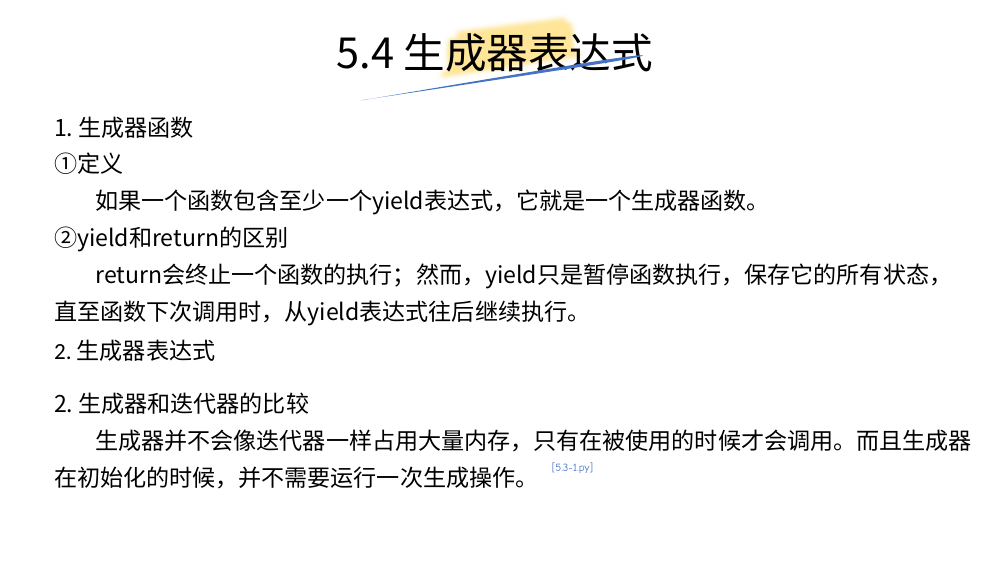
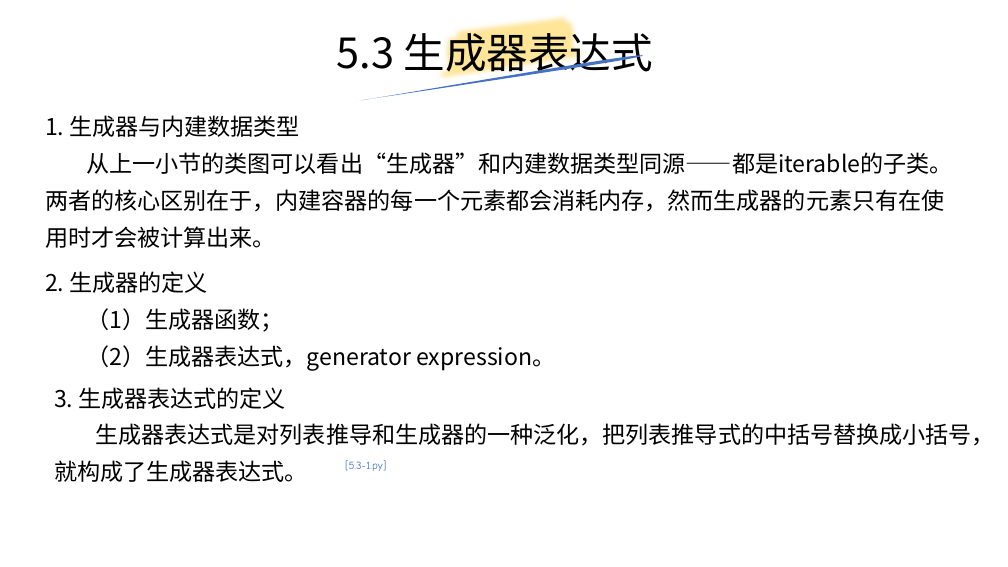
Before and after one commit to yiwenliu/CorePython, a slide deck: slide 32 of PPT/CorePython.pptx (slide 33 before the commit). Drawn at 1008x567 pixels with LibreOffice and Linux fonts; fonts in the diff are those of the drawing. Boxes give left, top, right and bottom in pixels: in the first picture for what was removed or moved away, otherwise in the second. Text is boxed around its words. In the diff, an @@ line names an element or a change of style, - is before the commit and + after.

```diff
--- a/PPT/CorePython.pptx
+++ b/PPT/CorePython.pptx
@@ title at [336,26,652,78]: text changed @@
-5.4 生成器表达式
+5.3 生成器表达式
@@ text added at [45,115,952,248], 22 pt, text #000000 @@
+1. 生成器与内建数据类型
+从上一小节的类图可以看出“生成器”和内建数据类型同源——都是iterable的子类。两者的核心区别在于，内建容器的每一个元素都会消耗内存，然而生成器的元素只有在使用时才会被计算出来。
@@ text removed at [54,116,952,325] @@
-1. 生成器函数
-①定义
-如果一个函数包含至少一个yield表达式，它就是一个生成器函数。
-②yield和return的区别
-return会终止一个函数的执行；然而，yield只是暂停函数执行，保存它的所有状态，直至函数下次调用时，从yield表达式往后继续执行。
@@ text at [45,271,555,371]: text changed; font Calibri to Noto Sans CJK JP @@
-2. 生成器表达式
+2. 生成器的定义
+（1）生成器函数；
+（2）生成器表达式，generator expression。
@@ text at [54,387,994,482]: text changed @@
-2. 生成器和迭代器的比较
-生成器并不会像迭代器一样占用大量内存，只有在被使用的时候才会调用。而且生成器在初始化的时候，并不需要运行一次生成操作。
+3. 生成器表达式的定义
+生成器表达式是对列表推导和生成器的一种泛化，把列表推导式的中括号替换成小括号，就构成了生成器表达式。
@@ text "[5.3-1.py]": place and size @@
-text "[5.3-1.py]" at [552,462,593,473]
+text "[5.3-1.py]" at [345,460,386,471]
```
Also in this commit, not shown: 6 other slides changed, 6 slides added, 1 slide removed, 12 other files.
